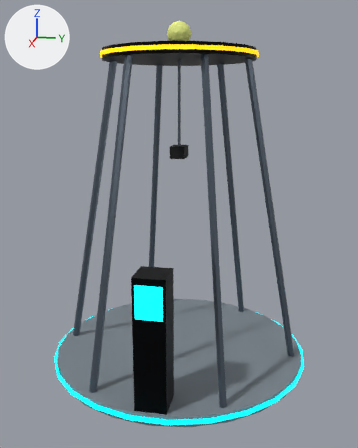
What one commit did to the glTF model godot/assets/models/tt_arc_vr_pod.glb.
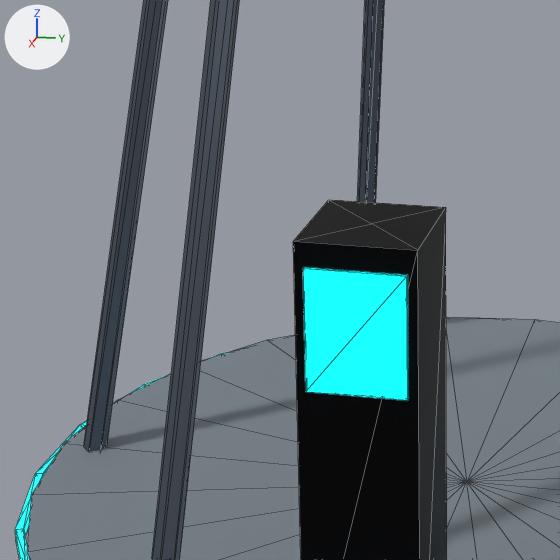
Old and new are each drawn whole from a 50 mm camera at (4.117, 0.822, 2.255) aimed at (0.049, 0.008, 1.238) and again close up on the part from 14% to 57% of the width and 47% to 82% of the height. The axes (+X, +Y, +Z) are drawn at upper left. The lights are the same throughout. The older version's two pictures come first. The close-ups show mesh edges as thin lines. Objects named as collision shapes, trigger or cutter boxes, shadow casters or lower levels of detail are left out.

Names of what the first close-up shows: 'Pod_Arcs', 'Pod_Floor', 'Pod_Ped', 'Pod_Ped_Screen', 'Pod_Ring_LED'.
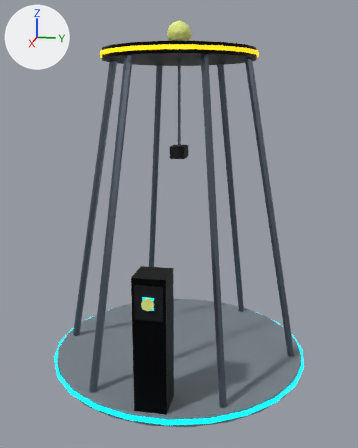
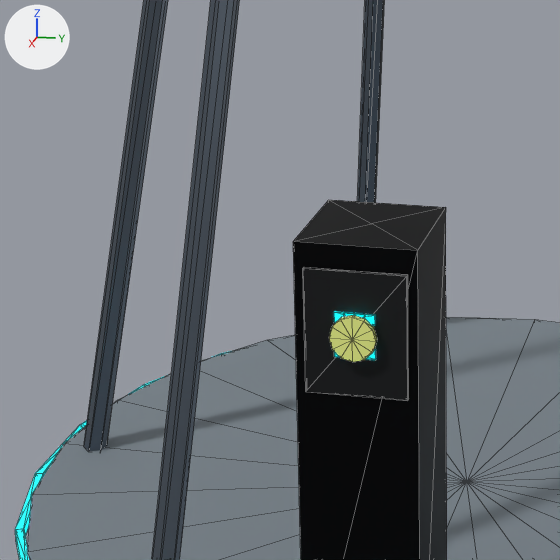
What the commit changed:
me_pod_ped_screen has 10 vertices, 16 faces and spans x 1.06..1.068, y -0.1..0.1, z 0.8..1.05.
me_pod_ped_screen no longer uses material mat_tt_cyanled (cyan #00f4ff, glowing cyan #00f3ff).
me_pod_ped_screen gains material mat_tt_carbonslate.
Mesh me_scr_ball is new.
It is a 12-sided cylinder along x spanning x 1.08..1.092, y -0.045..0.045, z 0.88..0.97.
It uses material mat_tt_ballyellow (yellow #ebf489).
Mesh me_scr_art is new.
It has 36 vertices, 64 faces and spans x 1.072..1.075, y -0.04..0.04, z 0.88..0.97.
It uses material mat_tt_cyanled (cyan #00f4ff, glowing cyan #00f3ff).
Object 'Scr_Ball' (ob_scr_ball) is new; it shows me_scr_ball.
Its location is (0.0, 0.0, 0.0).
Object 'Scr_Art' (ob_scr_art) is new; it shows me_scr_art.
Its location is (0.0, 0.0, 0.0).

Location of each change, (x1, y1, x2, y2) in pixels of the close-ups (560 x 560 px):
'Pod_Ped_Screen', recoloured (darker)
    both: (303, 267, 409, 401)
'Scr_Ball', added (yellow)
    after: (329, 315, 377, 362)
'Scr_Art', added
    after: (334, 312, 376, 360)
